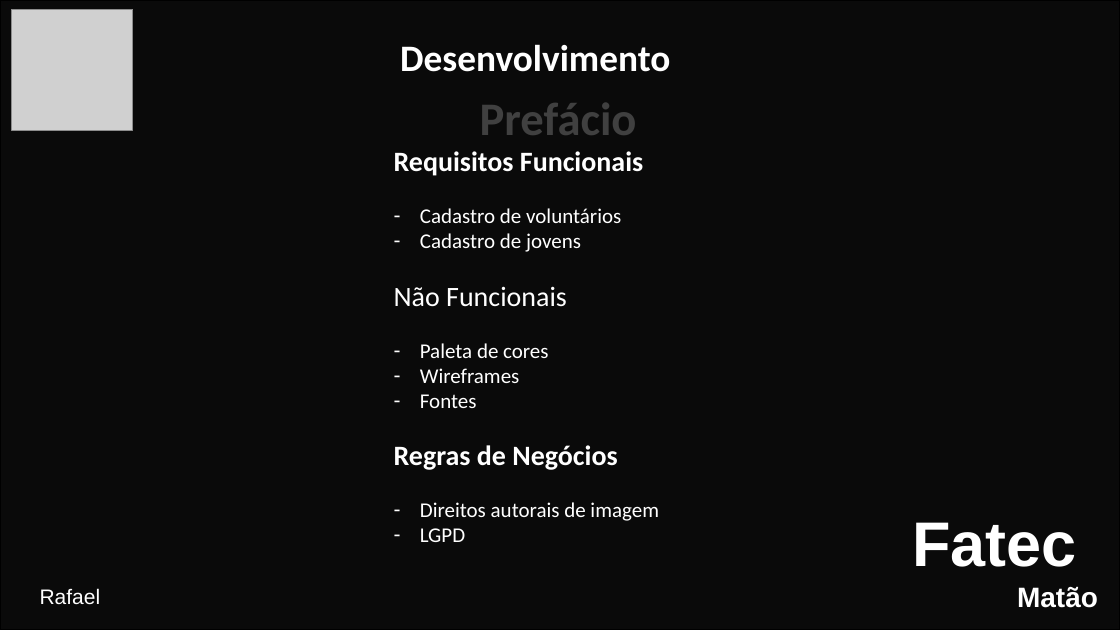
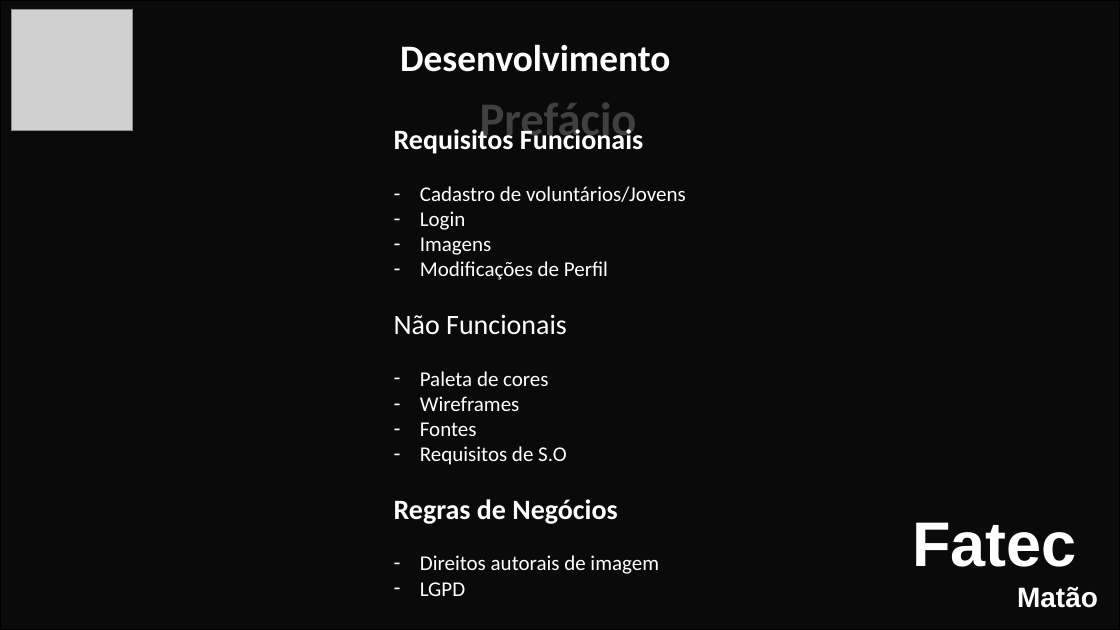
Before and after one commit to Interdisciplinary-Project/Documents, a slide deck: slide 12 of Apresentação-Projeto 13-06.pptx (slide 7 before the commit). Drawn at 1120x630 pixels with LibreOffice and Linux fonts; fonts in the diff are those of the drawing; grey boxes stand for pictures; background and template pictures are left out; a plain dark background stands for a picture behind light text. Boxes give left, top, right and bottom in pixels: in the first picture for what was removed or moved away, otherwise in the second. Text is boxed around its words. In the diff, an @@ line names an element or a change of style, - is before the commit and + after.

```diff
--- a/Apresentação-Projeto 13-06.pptx
+++ b/Apresentação-Projeto 13-06.pptx
@@ text "Requisitos Funcionais": place and size @@
-text "Requisitos Funcionais" at [394, 151, 659, 542]
+text "Requisitos Funcionais" at [394, 126, 686, 596]
@@ text at [420, 186, 686, 280]: text changed @@
-– Cadastro de voluntários
-– Cadastro de jovens
+– Cadastro de voluntários/Jovens
+– Login
+– Imagens
+– Modificações de Perfil
@@ text at [420, 446, 567, 465]: paragraph added @@
+– Requisitos de S.O
@@ text removed at [40, 588, 101, 605] @@
-Rafael
```
Also in this commit, not shown: 8 other slides changed, 7 slides added.
